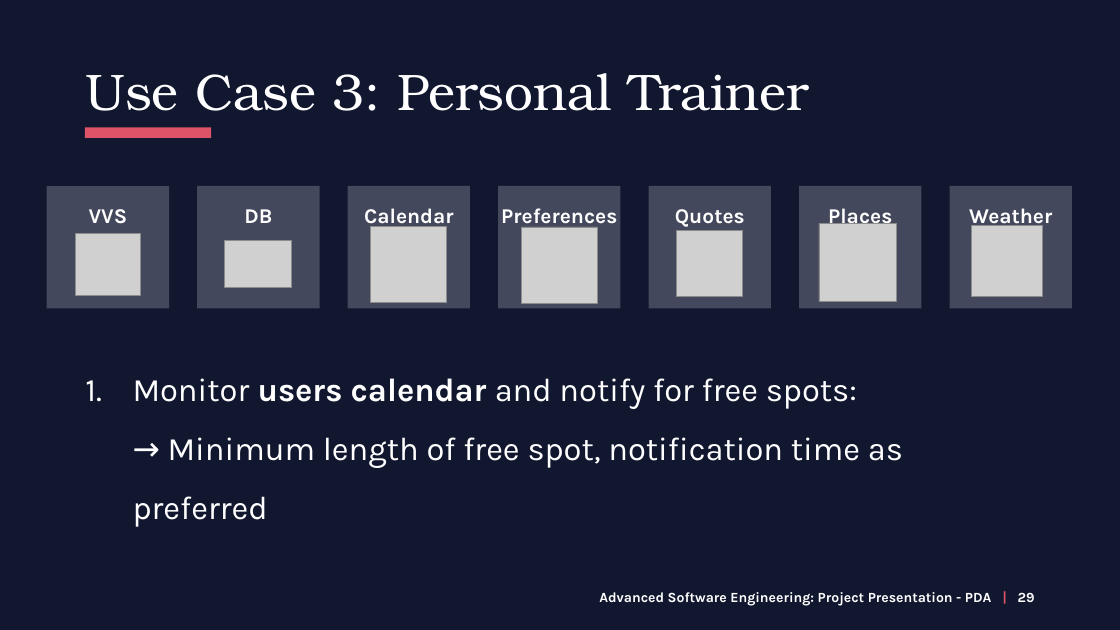
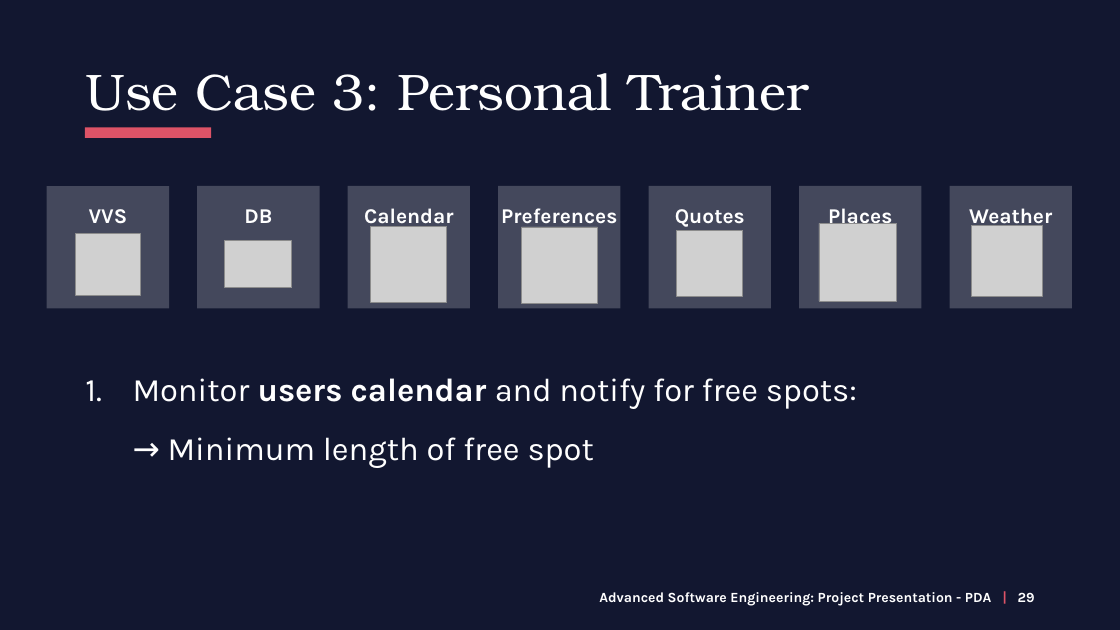
Before and after one commit to dhbw-stg-tinf17a/ICC-Pr-sentation, a slide deck: slide 29 of Presentation/ASE_Gunter.pptx. Drawn at 1120x630 pixels with LibreOffice and Linux fonts; fonts in the diff are those of the drawing; grey boxes stand for pictures. Boxes give left, top, right and bottom in pixels: in the first picture for what was removed or moved away, otherwise in the second. Text is boxed around its words. In the diff, an @@ line names an element or a change of style, - is before the commit and + after.

```diff
--- a/Presentation/ASE_Gunter.pptx
+++ b/Presentation/ASE_Gunter.pptx
@@ text at [133, 378, 857, 468]: text changed @@
-1. Monitor users calendar and notify for free spots:
-   → Minimum length of free spot, notification time as preferred
+1. Monitor users calendar and notify for free spots:
+   → Minimum length of free spot
```
Also in this commit, not shown: 7 other slides changed, 1 slide added, 1 slide removed.
